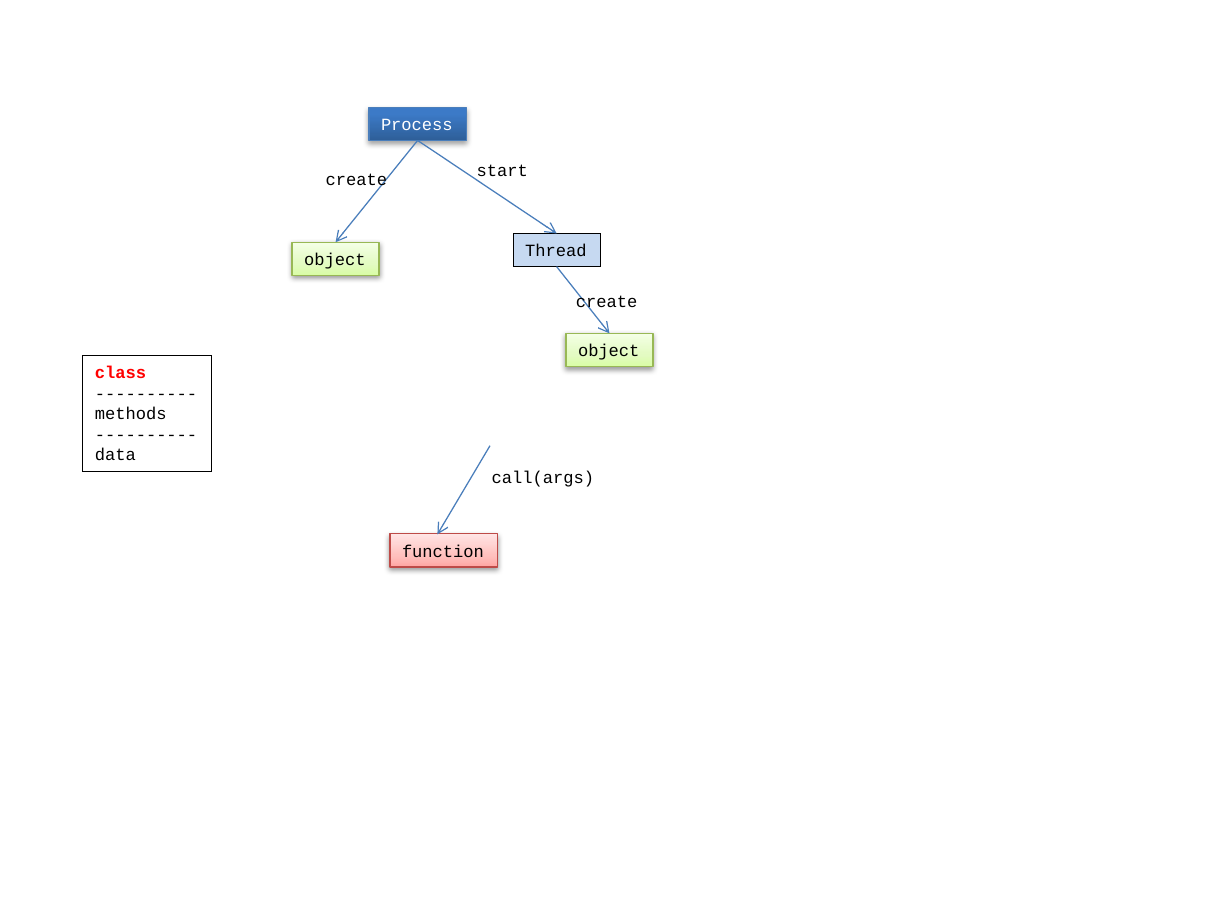
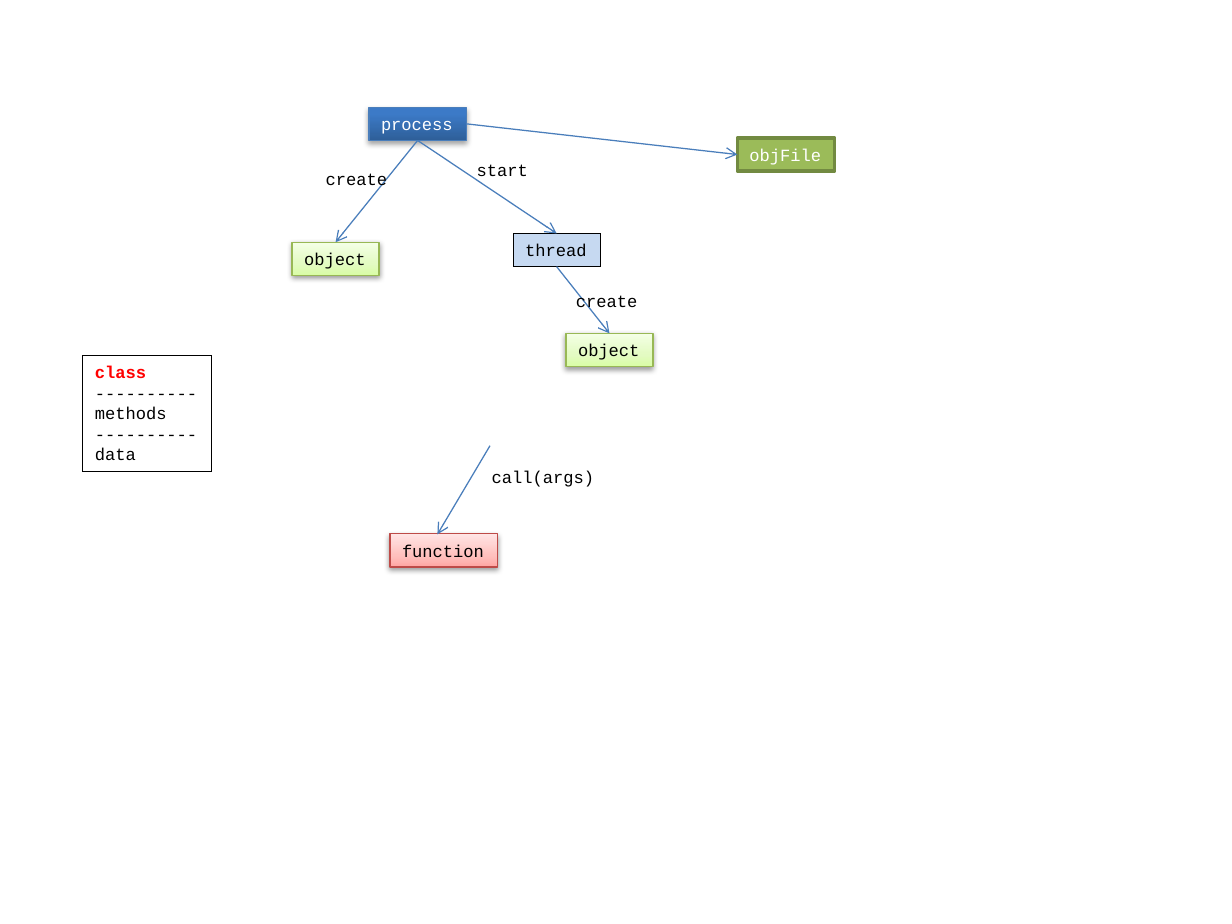
Before and after one commit to mlozborne/motin, a slide deck: slide 2 of Scripting/ScriptingDocumenation/DesignDiagrams.pptx. Drawn at 1232x924 pixels with LibreOffice and Linux fonts; fonts in the diff are those of the drawing. Boxes give left, top, right and bottom in pixels: in the first picture for what was removed or moved away, otherwise in the second. Text is boxed around its words. In the diff, an @@ line names an element or a change of style, - is before the commit and + after.

```diff
--- a/Scripting/ScriptingDocumenation/DesignDiagrams.pptx
+++ b/Scripting/ScriptingDocumenation/DesignDiagrams.pptx
@@ text in rectangle at (381,121,453,134): text changed @@
-Process
+process
@@ arrow added from (467, 124) to (738, 154), #4B7EBC 0.75 pt @@
@@ rectangle added at (738,138,835,171), fill #9BBB59, outline #738A42 2 pt, 10 pt, text #FFFFFF @@
+objFile
@@ text in rectangle at (525,243,586,257): text changed @@
-Thread
+thread
```
Also in this commit, not shown: 5 other slides changed, 2 slides added, 16 other files.
